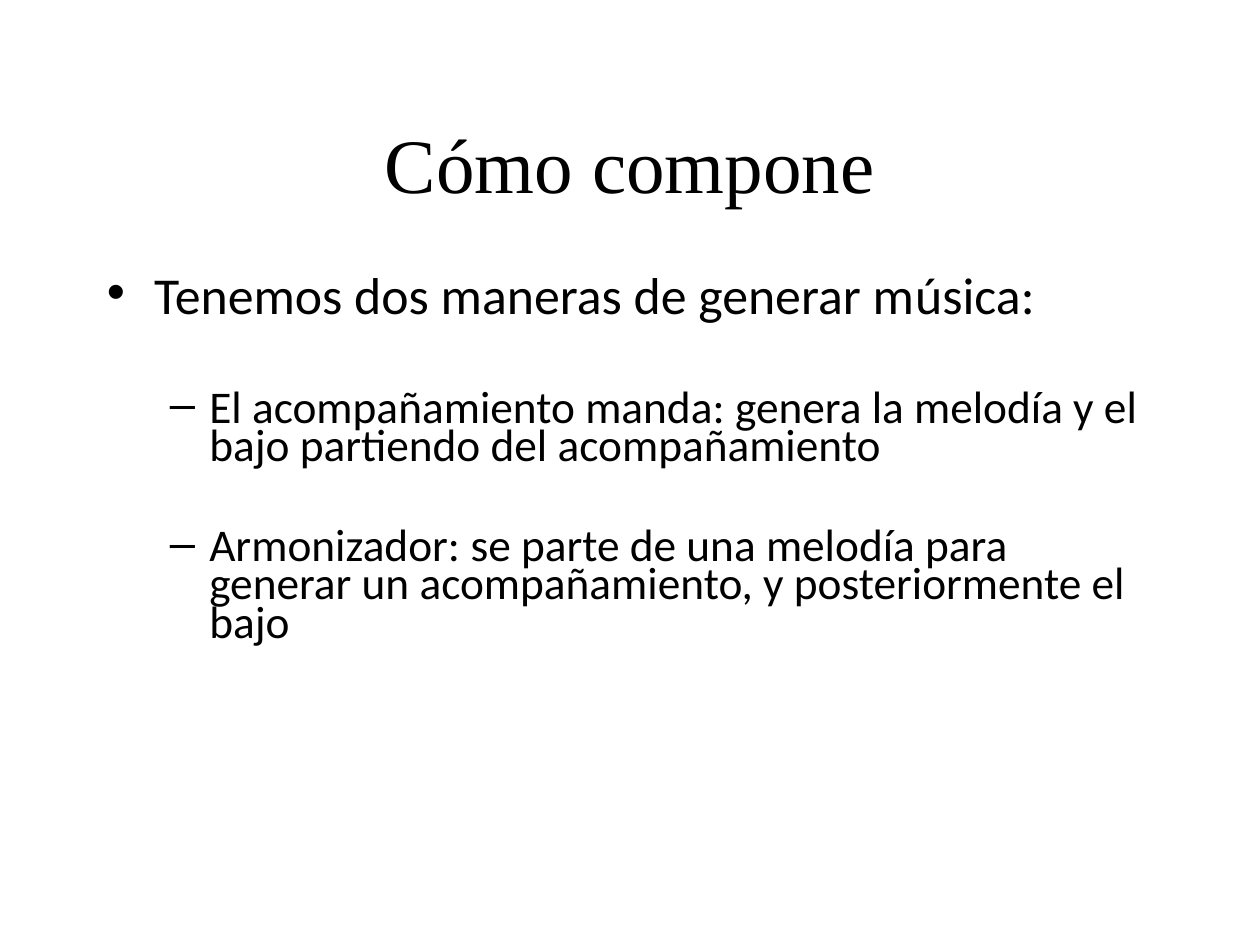
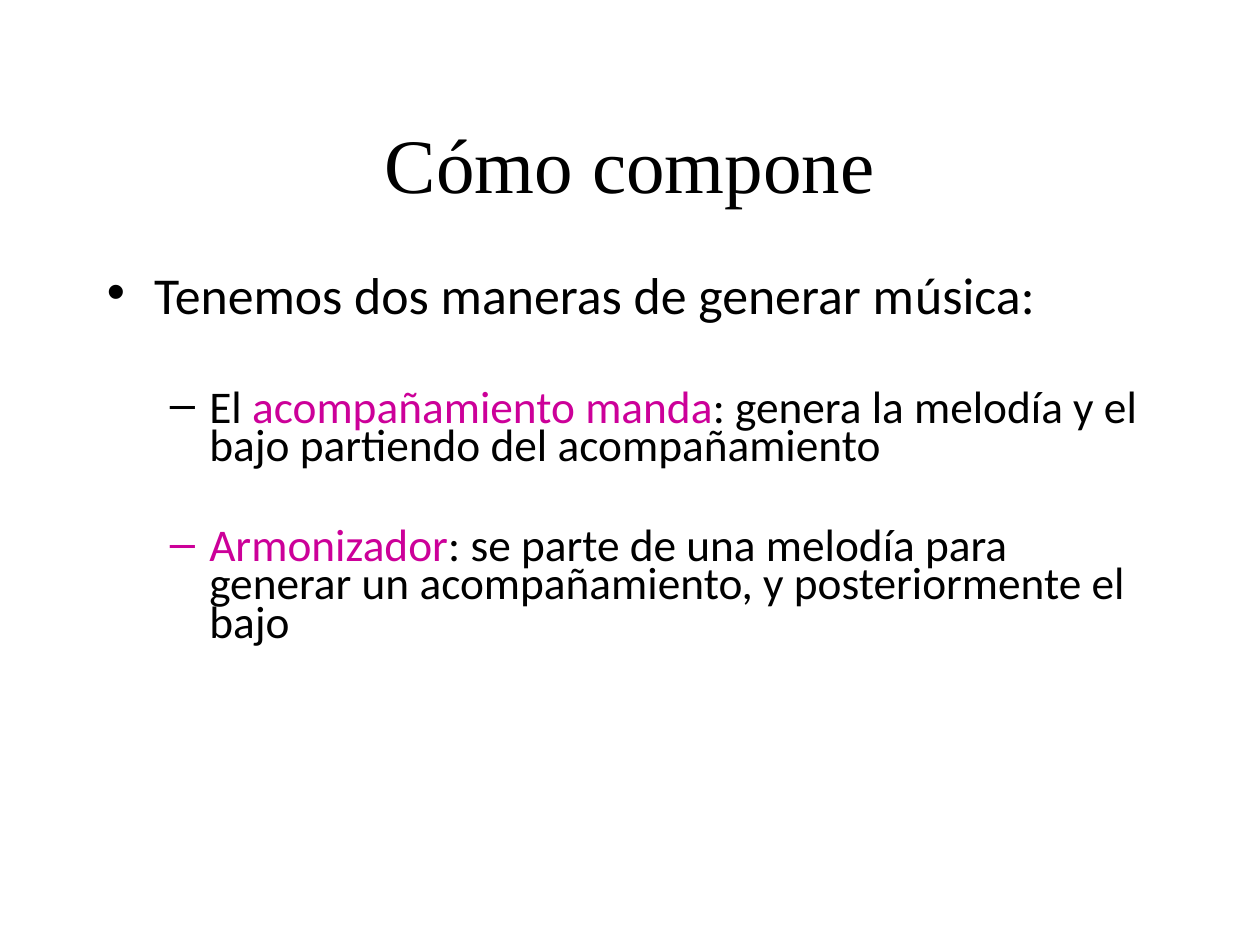
Before and after one commit to BackupTheBerlios/genaro, a slide deck: slide 12 of Documentos/MemoriaSSII/presentacion_proyecto.ppt. Drawn at 1260x945 pixels with LibreOffice and Linux fonts; fonts in the diff are those of the drawing; background and template pictures are left out. Boxes give left, top, right and bottom in pixels: in the first picture for what was removed or moved away, otherwise in the second. Text is boxed around its words. In the diff, an @@ line names an element or a change of style, - is before the commit and + after.

```diff
--- a/Documentos/MemoriaSSII/presentacion_proyecto.ppt
+++ b/Documentos/MemoriaSSII/presentacion_proyecto.ppt
@@ text at box(209, 391, 1137, 646): text colour #000000 to #CC0099 in "acompañamiento manda:", "Armonizador:"; bullet colour #000000 to #CC0099 @@
```
Also in this commit, not shown: 14 other slides changed.
